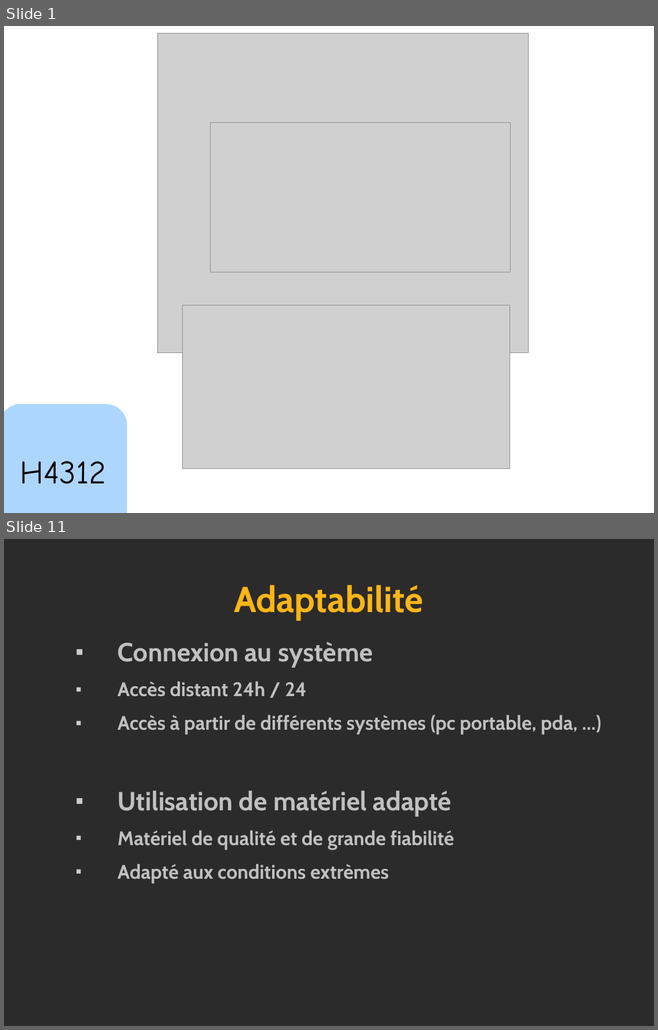
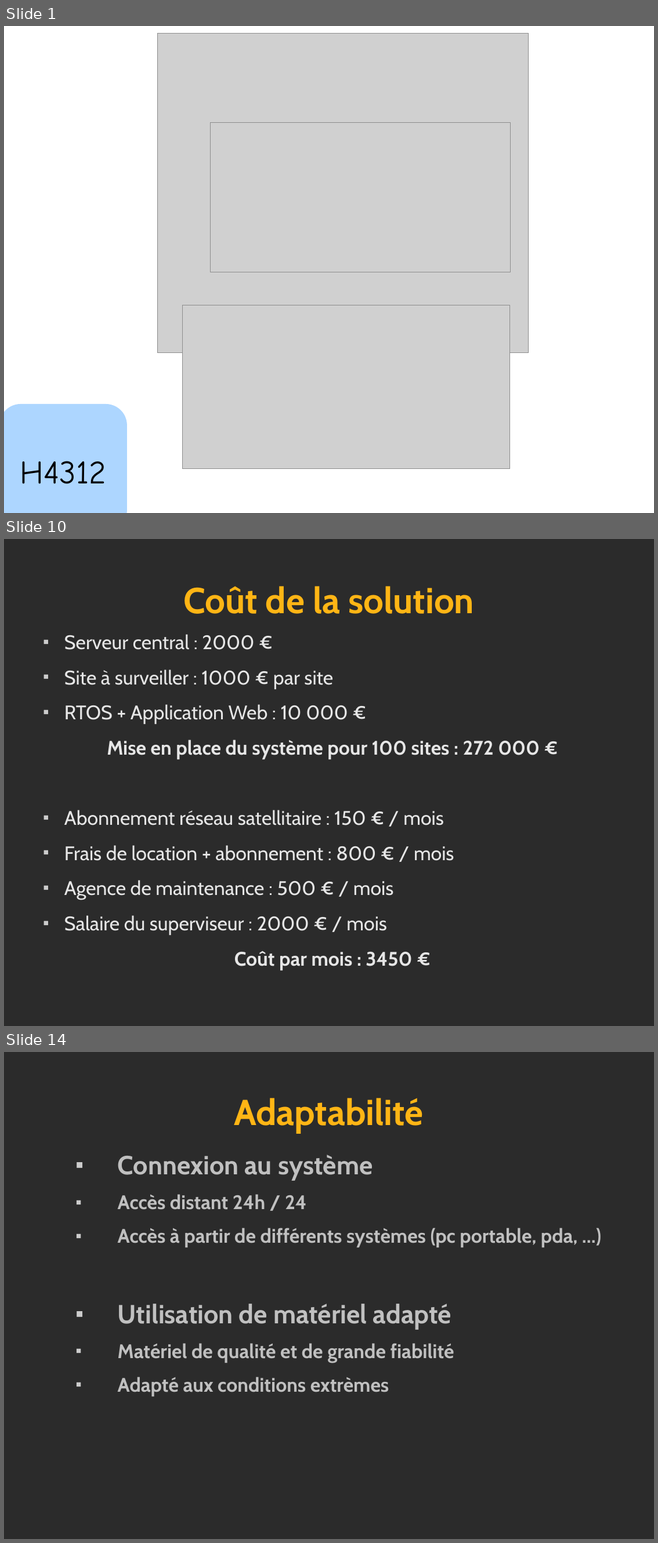
Before and after one commit to leandromattioli/projetIngenierie, a slide deck: Perso_CdP/RevueFinale/RevueFinale.odp. Shown one above the other, each under a label of ours: slides 1 and 11 before the commit, slides 1, 10 and 14 after it; the slides between them are not shown. The pictures are 658x1030 and 658x1543 pixels, drawn with LibreOffice and Linux fonts; fonts in the diff are those of the drawing; grey boxes stand for pictures; background and template pictures are left out; a plain dark background stands for a picture behind light text. Boxes give left, top, right and bottom in pixels: in the first picture for what was removed or moved away, otherwise in the second. Text is boxed around its words. In the diff, an @@ line names an element or a change of style, - is before the commit and + after.

Commit message:
Mise à jour des documents CdP.

```diff
--- a/Perso_CdP/RevueFinale/RevueFinale.odp
+++ b/Perso_CdP/RevueFinale/RevueFinale.odp
@@ slide 10 added at (4,539,654,1026), background picture (left out) @@
@@ title added at (183,586,474,614), 44 pt, text #FFB515, bold @@
+Coût de la solution
@@ text added at (64,634,539,971), 24 pt, text #E6E6E6 @@
+■ Serveur central : 2000 €
+■ Site à surveiller : 1000 € par site
+■ RTOS + Application Web : 10 000 €
+Mise en place du système pour 100 sites : 272 000 €
+■ Abonnement réseau satellitaire : 150 € / mois
+■ Frais de location + abonnement : 800 € / mois
+■ Agence de maintenance : 500 € / mois
+■ Salaire du superviseur : 2000 € / mois
+Coût par mois : 3450 €
@@ what was slide 11 is now slide 14 @@
```
Also in this commit, not shown: 10 slides changed, 3 other slides added, 1 slide removed, 20 other files.
